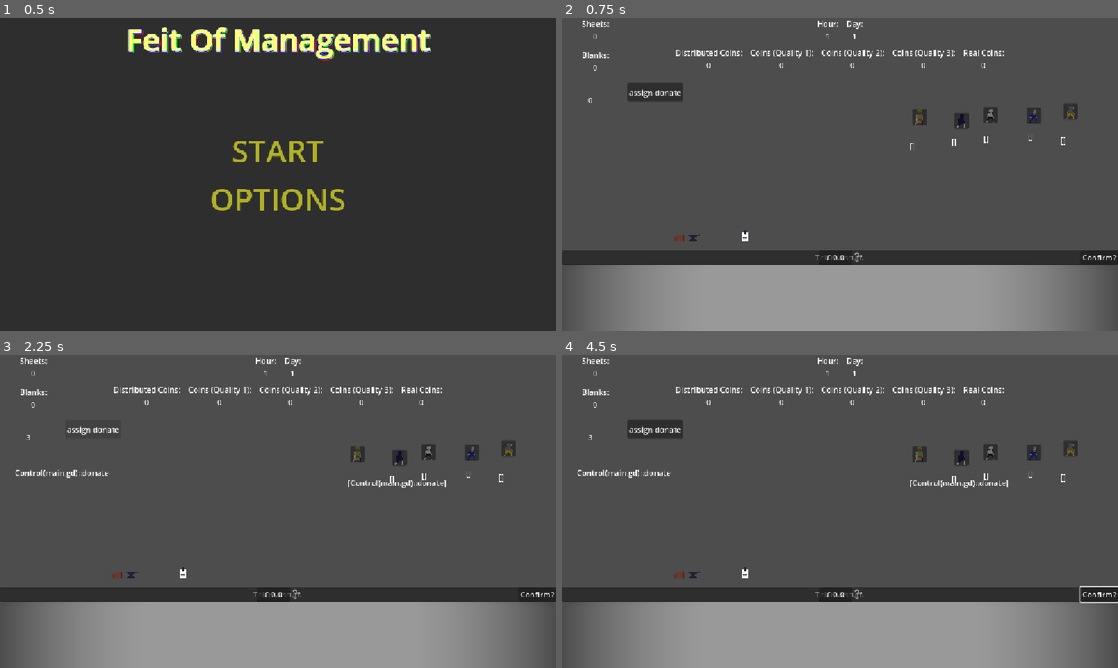
Above: before the commit, frames 1-4 (two rows, left to right).
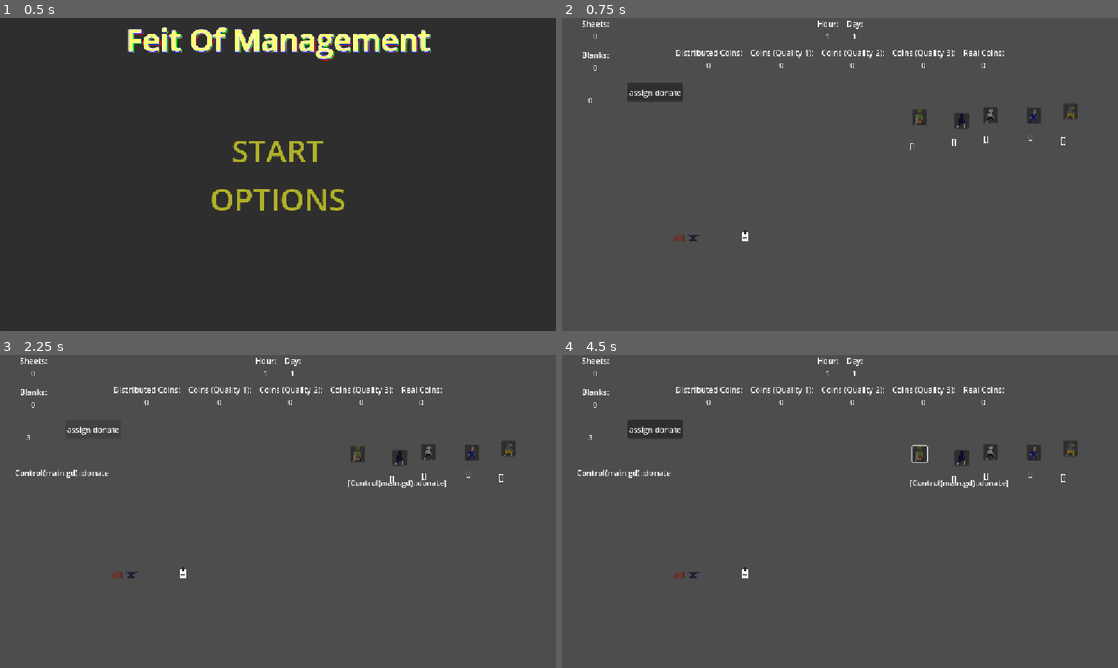
Above: after the commit, the same moments.

Repository: FreeformWave544/FeitOfManagement
Game: Godot game, scene res://UI/MainMenu.tscn
Two runs of this game, one before a commit and one after it. Both use one fixed random seed, a clock stepped at 60 frames per second and the inputs below.
Inputs (mouse positions are in pixels of both pictures, inside the frame that each line leads up to):
- Up to frame 1 (0.5 s): no input
- Up to frame 2 (0.75 s): click "START" at 0.5 s
- Up to frame 3 (2.25 s): click (355, 455) at 1.25 s; click "assign donate" at 2 s
- Up to frame 4 (4.5 s): click (1101, 592) at 2.75 s, where only the run before the commit has a clickable "Confirm?"; click (1101, 592) at 3.5 s, where only the run before the commit has a clickable "Confirm?"; tap Enter (ui_accept) at 4.25 s; move the mouse to (962, 495) at 4.27 s; hold Right (ui_right) from 4.28 s (still down); click (962, 495) at 4.42 s

Frame 1 is identical in both runs. In frame 2, 23% of the frame differs, in the area x 0-100%, y 74-100%; in frame 3, 23%; in frame 4, 23%, in the area x 0-100%, y 28-100%.

Commit message:
Minigame

Diff:
--- /dev/null
+++ b/Minigame/CoinFlaw.tscn
@@ -0,0 +1,48 @@
+[gd_scene format=3 uid="uid://6p2dvqg4eg85"]
+
+[ext_resource type="Script" uid="uid://dqiwyr4c5exk4" path="res://Minigame/coin_flaw.gd" id="1_0xs50"]
+[ext_resource type="Texture2D" uid="uid://cldkeduc4xnyc" path="res://assets/coins/desert_eagle_face.png" id="2_agmw0"]
+[ext_resource type="Texture2D" uid="uid://kgjgesyixfp0" path="res://assets/coins/faulty_desert_eagle_face1.png" id="3_tjrt2"]
+
+[node name="CoinFlaw" type="Control" unique_id=1197076915]
+layout_mode = 3
+anchors_preset = 15
+anchor_right = 1.0
+anchor_bottom = 1.0
+grow_horizontal = 2
+grow_vertical = 2
+script = ExtResource("1_0xs50")
+
+[node name="Real" type="Node2D" parent="." unique_id=1283582538]
+position = Vector2(768, 324)
+
+[node name="Sprite2D" type="Sprite2D" parent="Real" unique_id=218459047]
+texture = ExtResource("2_agmw0")
+
+[node name="Fake" type="Node2D" parent="." unique_id=1297078662]
+position = Vector2(384, 324)
+
+[node name="Sprite2D" type="Sprite2D" parent="Fake" unique_id=39950713]
+texture = ExtResource("3_tjrt2")
+
+[node name="Fault" type="Button" parent="." unique_id=570945825]
+modulate = Color(0, 0, 0, 0.20392157)
+custom_minimum_size = Vector2(20, 10)
+layout_mode = 0
+offset_left = -5.0
+offset_top = -5.0
+offset_right = 5.0
+offset_bottom = 5.0
+pivot_offset_ratio = Vector2(0.5, 0.5)
+
+[node name="FadeBox" type="ColorRect" parent="." unique_id=1844755756]
+layout_mode = 1
+anchors_preset = 15
+anchor_right = 1.0
+anchor_bottom = 1.0
+grow_horizontal = 2
+grow_vertical = 2
+mouse_filter = 2
+color = Color(0.9411765, 0.89411765, 0, 0)
+
+[connection signal="pressed" from="Fault" to="." method="_on_fault_pressed"]
--- /dev/null
+++ b/Minigame/coin.tscn
@@ -0,0 +1,17 @@
+[gd_scene format=3 uid="uid://bk5x0vd4to3bm"]
+
+[ext_resource type="Texture2D" uid="uid://dnto2f15e88ie" path="res://assets/coins/washing_ton_face.png" id="1_uvtpm"]
+[ext_resource type="Texture2D" uid="uid://d3mb1dglrptrg" path="res://assets/coins/faulty_washing_ton_coin3.png" id="2_1mc44"]
+
+[node name="Coin" type="Node2D" unique_id=1283582538]
+
+[node name="Sprite2D" type="Sprite2D" parent="." unique_id=218459047]
+modulate = Color(0.3764706, 1, 1, 0.2901961)
+texture = ExtResource("1_uvtpm")
+
+[node name="Sprite2D2" type="Sprite2D" parent="." unique_id=38062578]
+modulate = Color(1, 0, 1, 0.13333334)
+texture = ExtResource("2_1mc44")
+
+[node name="Node2D" type="Node2D" parent="." unique_id=1049091604]
+position = Vector2(-1, -4)
--- /dev/null
+++ b/Minigame/coin_flaw.gd
@@ -0,0 +1,57 @@
+extends Control
+
+@export var faultyCoins: Dictionary[String, Dictionary] = {
+	# path: fault location
+	"res://assets/coins/desert_eagle_face.png": {
+		"res://assets/coins/faulty_desert_eagle_face1.png": Vector2(0, -19),
+		"res://assets/coins/faulty_desert_eagle_face2.png": Vector2(0, -7),
+		"res://assets/coins/faulty_desert_eagle_face3.png": Vector2(-22, 11)
+	},
+	"res://assets/coins/desert_eagle_back.png": {
+		"res://assets/coins/faulty_desert_eagle_back1.png": Vector2(21, -13),
+		"res://assets/coins/faulty_desert_eagle_back2.png": Vector2(5, 5),
+		"res://assets/coins/faulty_desert_eagle_back3.png": Vector2(48, -5)
+	},
+	"res://assets/coins/washing_ton_back.png": {
+		"res://assets/coins/faulty_washing_ton_back1.png": Vector2(31, -4)
+	},
+	"res://assets/coins/washing_ton_face.png": {
+		"res://assets/coins/faulty_washing_ton_face1.png": Vector2(-9, 11),
+		"res://assets/coins/faulty_washing_ton_face2.png": Vector2(-1, -4)
+	}
+}
+
+@export var targetScore := 10
+var score := 0
+
+func newCoin() -> bool:
+	var baseCoin = faultyCoins.keys().pick_random()
+	var coin = faultyCoins[baseCoin].keys().pick_random()
+	$Real/Sprite2D.texture = load(baseCoin)
+	$Fake/Sprite2D.texture = load(coin)
+	$Fault.global_position = ($Fake/Sprite2D.global_position + faultyCoins[baseCoin][coin]) - Vector2(10,5)
+	return false
+
+func _ready() -> void:
+	newCoin()
+
+func _on_fault_pressed() -> void:
+	score += 1
+	fade()
+	print(score)
+
+var won = false
+func fade() -> void:
+	$Fault.disabled = true
+	while $FadeBox.color.a <= 0.9:
+		$FadeBox.color.a = lerp($FadeBox.color.a, 1.0, 0.15)
+		await get_tree().process_frame
+	$FadeBox.color.a = 1.0
+	await get_tree().create_timer(0.5).timeout
+	won = newCoin() if score < targetScore else true
+	if won: get_tree().change_scene_to_file("res://Scenes/Main.tscn") ; return
+	while $FadeBox.color.a >= 0.1:
+		$FadeBox.color.a = lerp($FadeBox.color.a, 0.0, 0.15)
+		await get_tree().process_frame
+	$FadeBox.color.a = 0.0
+	$Fault.disabled = false
--- a/Scenes/Main.tscn
+++ b/Scenes/Main.tscn
@@ -136,6 +136,7 @@
 horizontal_alignment = 1
 
 [node name="User" type="Control" parent="." unique_id=287298829]
+visible = false
 layout_mode = 1
 anchors_preset = 15
 anchor_right = 1.0
@@ -159,6 +160,7 @@
 horizontal_alignment = 1
 
 [node name="InputBox" type="LineEdit" parent="User" unique_id=1142793623]
+visible = false
 layout_mode = 1
 anchors_preset = 7
 anchor_left = 0.5
--- a/project.godot
+++ b/project.godot
@@ -29,7 +29,7 @@
 
 [editor_plugins]
 
-enabled=PackedStringArray("res://addons/maaacks_options_menus/plugin.cfg")
+enabled=PackedStringArray("res://addons/godot_super-wakatime/plugin.cfg", "res://addons/maaacks_options_menus/plugin.cfg")
 
 [internationalization]
 
Not shown, added: Minigame/coin_flaw.gd.uid
Binary file added: assets/coins/desert_eagle_back.png
Not shown, added: assets/coins/desert_eagle_back.png.import
Binary file added: assets/coins/desert_eagle_face.png
Not shown, added: assets/coins/desert_eagle_face.png.import
Binary file added: assets/coins/faulty_desert_eagle_back1.png
Not shown, added: assets/coins/faulty_desert_eagle_back1.png.import
Binary file added: assets/coins/faulty_desert_eagle_back2.png
Not shown, added: assets/coins/faulty_desert_eagle_back2.png.import
Binary file added: assets/coins/faulty_desert_eagle_back3.png
Not shown, added: assets/coins/faulty_desert_eagle_back3.png.import
Binary file added: assets/coins/faulty_desert_eagle_face1.png
(and 21 more such lines)
